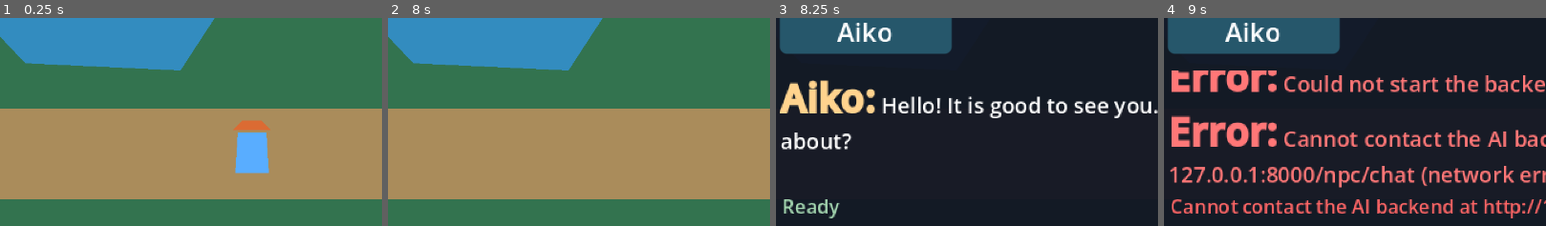
Above: before the commit, frames 1-4 (left to right).
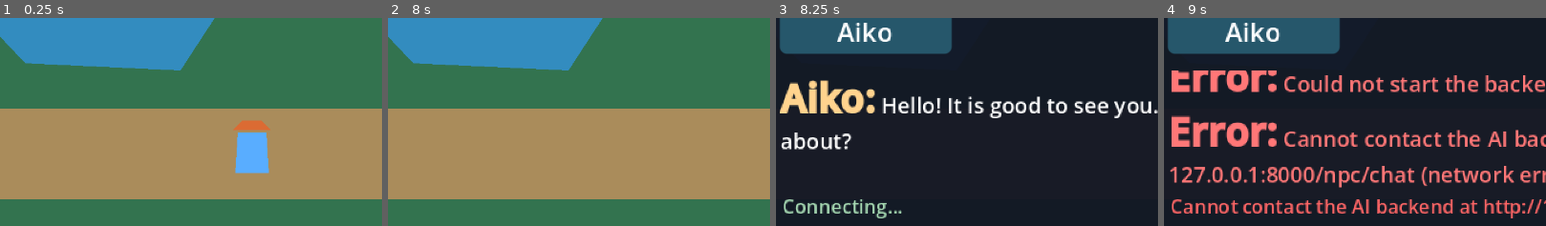
Above: after the commit, the same moments.

Repository: T3737/KotoDama
Game: Godot game, scene res://scenes/AIDialogueDemo.tscn
Two runs of this game, one before a commit and one after it. Both use one fixed random seed, a clock stepped at 60 frames per second and the inputs below.
Inputs:
- Up to frame 1 (0.25 s): no input
- Up to frame 2 (8 s): tap Enter at 0.5 s; hold D (demo_move_right) 0.53-1.28 s; hold E (demo_interact) 0.53-1.28 s; hold S (demo_move_down) 1.28-2.03 s; tap Shift (sprint) every 1.5 s from 1.35 to 7.35 s; hold D (demo_move_right) 2.03-2.78 s; hold E (demo_interact) 2.03-2.78 s; hold W (demo_move_up) 2.78-3.53 s; hold E (demo_interact) 3.53-4.28 s; hold A (demo_move_left) 3.53-5.03 s; hold S (demo_move_down) 5.03-5.78 s; hold E (demo_interact) 5.03-5.78 s; hold D (demo_move_right) 5.78-6.53 s; hold W (demo_move_up) 6.53-7.28 s; hold E (demo_interact) 6.53-7.28 s; hold D (demo_move_right) from 7.28 s (still down)
- Up to frame 3 (8.25 s): tap E (demo_interact) at 8 s; release D (demo_move_right) at 8.03 s; hold S (demo_move_down) from 8.03 s (still down); hold E (demo_interact) from 8.03 s (still down)
- Up to frame 4 (9 s): release S (demo_move_down) at 8.75 s; release E (demo_interact) at 8.75 s; click "Send" at 8.75 s
The pictures show only the part of the screen within x 4-54%, y 18-68%; the shares and areas given below are measured in that part.

Frames 1-2 are identical in both runs. In frame 3, 1.1% of the frame differs, in the area x 2-33%, y 87-97%; in frame 4, nothing differs.

Commit message:
foundations for live communication

Diff:
--- a/pixel_farm_godot4/godot_skeleton/scenes/AIDialogueDemo.tscn
+++ b/pixel_farm_godot4/godot_skeleton/scenes/AIDialogueDemo.tscn
@@ -1,10 +1,11 @@
-[gd_scene load_steps=9 format=3]
+[gd_scene load_steps=10 format=3]
 
 [ext_resource type="Script" path="res://scripts/AIDialogueDemo.gd" id="1_demo"]
 [ext_resource type="PackedScene" path="res://scenes/characters/DemoPlayer.tscn" id="2_player"]
 [ext_resource type="Script" path="res://scripts/AIDialogueUI.gd" id="3_ui"]
 [ext_resource type="Script" path="res://scripts/AIBackendClient.gd" id="4_backend"]
 [ext_resource type="Script" path="res://scripts/AIVoiceRecorder.gd" id="5_voice"]
+[ext_resource type="Script" path="res://scripts/AIVoiceSessionClient.gd" id="6_session"]
 
 [sub_resource type="StyleBoxFlat" id="DialoguePanelStyle"]
 bg_color = Color(0.07, 0.09, 0.14, 0.96)
@@ -127,6 +128,9 @@
 [node name="AIBackendClient" type="Node" parent="."]
 script = ExtResource("4_backend")
 
+[node name="AIVoiceSessionClient" type="Node" parent="."]
+script = ExtResource("6_session")
+
 [node name="AIVoiceRecorder" type="Node" parent="."]
 script = ExtResource("5_voice")
 
--- a/pixel_farm_godot4/godot_skeleton/scripts/AIDialogueDemo.gd
+++ b/pixel_farm_godot4/godot_skeleton/scripts/AIDialogueDemo.gd
@@ -9,6 +9,7 @@
 @onready var player = $Player
 @onready var dialogue_ui: AIDialogueUI = $DialogueUI
 @onready var backend_client: AIBackendClient = $AIBackendClient
+@onready var voice_session_client: AIVoiceSessionClient = $AIVoiceSessionClient
 @onready var voice_recorder: AIVoiceRecorder = $AIVoiceRecorder
 
 var _current_level: Node2D
@@ -16,6 +17,7 @@
 var _request_npc_id := ""
 var _pending_player_text := ""
 var _transitioning := false
+var _use_http_fallback := false
 
 func _ready() -> void:
 	dialogue_ui.message_submitted.connect(_on_message_submitted)
@@ -26,6 +28,10 @@
 	backend_client.request_failed.connect(_on_request_failed)
 	backend_client.transcription_received.connect(_on_transcription_received)
 	backend_client.transcription_failed.connect(_on_transcription_failed)
+	voice_session_client.session_ready.connect(_on_voice_session_ready)
+	voice_session_client.state_changed.connect(_on_voice_state_changed)
+	voice_session_client.npc_text_final.connect(_on_voice_npc_text_final)
+	voice_session_client.session_error.connect(_on_voice_session_error)
 	GameState.load_game()
 	var level_id := GameState.current_level_id
 	if not LEVEL_SCENES.has(level_id):
@@ -108,6 +114,19 @@
 		npc_state.get("conversation_history", []),
 		str(npc.profile.get("greeting", "Hello."))
 	)
+	_use_http_fallback = false
+	voice_session_client.start_session(
+		"default_save:%s" % npc.npc_id,
+		npc.npc_id,
+		{
+			"level_id": GameState.current_level_id,
+			"player_state": GameState.player_state,
+			"npc_state": npc_state,
+			"visible_world_facts": GameState.get_visible_world_facts(npc.npc_id),
+			"scene_context": "The player is speaking with %s in %s." % [npc.npc_id, GameState.current_level_id],
+		}
+	)
+	dialogue_ui.set_session_status("Connecting...")
 	print("AI dialogue opened for ", npc.npc_id)
 
 func _on_message_submitted(player_text: String) -> void:
@@ -135,6 +154,11 @@
 		"target_language": str(profile.get("teaching", {}).get("target_language", "Japanese")),
 		"scene_context": "The player is speaking with %s in %s." % [npc_id, GameState.current_level_id],
 	}
+	if not _use_http_fallback and voice_session_client.is_session_ready():
+		if voice_session_client.send_player_text(player_text):
+			return
+	_use_http_fallback = true
+	dialogue_ui.set_session_status("Thinking... (HTTP fallback)")
 	backend_client.send_message(payload)
 
 func _on_response_received(response: Dictionary) -> void:
@@ -162,12 +186,71 @@
 	_pending_player_text = ""
 
 func _on_dialogue_closed() -> void:
+	voice_session_client.close_session()
 	voice_recorder.cancel_recording()
 	backend_client.cancel_transcription()
 	voice_recorder.remove_temporary_wav()
 	player.set_movement_enabled(true)
 	_active_npc = null
 	print("AI dialogue closed")
+
+func _on_voice_session_ready() -> void:
+	if dialogue_ui.is_open():
+		dialogue_ui.set_session_status("Ready")
+	print("AI voice session ready")
+
+func _on_voice_state_changed(state: String) -> void:
+	if not dialogue_ui.is_open():
+		return
+	match state:
+		"GENERATING":
+			dialogue_ui.set_thinking(true)
+		"READY":
+			if _pending_player_text.is_empty():
+				dialogue_ui.set_thinking(false)
+		"ERROR":
+			dialogue_ui.set_session_status("Session error", true)
+
+func _on_voice_npc_text_final(payload: Dictionary) -> void:
+	var response := payload.duplicate(true)
+	response["dialogue"] = str(payload.get("text", ""))
+	response["npc_text"] = response["dialogue"]
+	_on_response_received(response)
+
+func _on_voice_session_error(code: String, message: String, fatal: bool) -> void:
+	if code in ["connection_failed", "connection_timeout", "connection_closed", "send_failed"]:
+		_use_http_fallback = true
+		if dialogue_ui.is_open():
+			dialogue_ui.set_session_status("Ready (HTTP fallback)")
+		if not _pending_player_text.is_empty() and not backend_client.is_busy():
+			_send_pending_over_http()
+		print("WebSocket unavailable; using HTTP fallback: ", code)
+		return
+	if dialogue_ui.is_open():
+		dialogue_ui.show_error(message)
+	_request_npc_id = ""
+	_pending_player_text = ""
+	if fatal:
+		_use_http_fallback = true
+
+func _send_pending_over_http() -> void:
+	if _active_npc == null or _pending_player_text.is_empty():
+		return
+	var npc_id: String = _active_npc.npc_id
+	var profile: Dictionary = _active_npc.profile
+	backend_client.send_message({
+		"npc_id": npc_id,
+		"session_id": "default_save:%s" % npc_id,
+		"player_message": _pending_player_text,
+		"player_text": _pending_player_text,
+		"level_id": GameState.current_level_id,
+		"player_state": GameState.player_state,
+		"npc_state": GameState.get_npc_state(npc_id),
+		"visible_world_facts": GameState.get_visible_world_facts(npc_id),
+		"npc_name": str(profile.get("display_name", npc_id)),
+		"target_language": str(profile.get("teaching", {}).get("target_language", "Japanese")),
+		"scene_context": "The player is speaking with %s in %s." % [npc_id, GameState.current_level_id],
+	})
 
 func _on_record_requested() -> void:
 	if not dialogue_ui.is_open() or backend_client.is_busy():
--- a/pixel_farm_godot4/godot_skeleton/scripts/AIDialogueUI.gd
+++ b/pixel_farm_godot4/godot_skeleton/scripts/AIDialogueUI.gd
@@ -75,6 +75,10 @@
 	status_label.text = "Thinking..." if thinking else "Ready"
 	status_label.modulate = Color(1.0, 0.85, 0.45) if thinking else Color(0.65, 0.85, 0.7)
 	_refresh_controls()
+
+func set_session_status(text: String, is_error: bool = false) -> void:
+	status_label.text = text
+	status_label.modulate = Color(1.0, 0.4, 0.4) if is_error else Color(0.65, 0.85, 0.7)
 
 func is_request_active() -> bool:
 	return _chat_busy or _voice_state != "ready"
--- /dev/null
+++ b/pixel_farm_godot4/godot_skeleton/scripts/AIVoiceSessionClient.gd
@@ -0,0 +1,170 @@
+class_name AIVoiceSessionClient
+extends Node
+
+signal connected
+signal session_ready
+signal state_changed(state: String)
+signal npc_text_delta(text: String)
+signal npc_text_final(payload: Dictionary)
+signal session_error(code: String, message: String, fatal: bool)
+signal disconnected
+
+@export var endpoint := "ws://127.0.0.1:8000/voice/session"
+@export var connect_timeout_seconds := 3.0
+@export var ping_interval_seconds := 10.0
+
+var _socket: WebSocketPeer
+var _session_id := ""
+var _start_payload: Dictionary = {}
+var _session_ready := false
+var _start_sent := false
+var _intentional_close := false
+var _connect_started_ms := 0
+var _last_ping_ms := 0
+var _last_state := WebSocketPeer.STATE_CLOSED
+
+func _process(_delta: float) -> void:
+	if _socket == null:
+		return
+	_socket.poll()
+	var state := _socket.get_ready_state()
+	if state != _last_state:
+		_last_state = state
+		if state == WebSocketPeer.STATE_OPEN:
+			connected.emit()
+			_send_session_start()
+		elif state == WebSocketPeer.STATE_CLOSED:
+			_handle_closed()
+			return
+
+	if state == WebSocketPeer.STATE_CONNECTING:
+		var elapsed := Time.get_ticks_msec() - _connect_started_ms
+		if elapsed > int(connect_timeout_seconds * 1000.0):
+			_fail_connection("connection_timeout", "WebSocket connection timed out.")
+		return
+	if state != WebSocketPeer.STATE_OPEN:
+		return
+
+	while _socket.get_available_packet_count() > 0:
+		var packet := _socket.get_packet()
+		if not _socket.was_string_packet():
+			session_error.emit("binary_not_supported", "Unexpected binary WebSocket event.", false)
+			continue
+		_handle_packet(packet.get_string_from_utf8())
+
+	if _session_ready and Time.get_ticks_msec() - _last_ping_ms > int(ping_interval_seconds * 1000.0):
+		_send_event("ping", {})
+		_last_ping_ms = Time.get_ticks_msec()
+
+func start_session(session_id: String, npc_id: String, context: Dictionary = {}) -> void:
+	close_session()
+	_session_id = session_id
+	_start_payload = context.duplicate(true)
+	_start_payload["npc_id"] = npc_id
+	_session_ready = false
+	_start_sent = false
+	_intentional_close = false
+	_socket = WebSocketPeer.new()
+	_last_state = WebSocketPeer.STATE_CONNECTING
+	_connect_started_ms = Time.get_ticks_msec()
+	var result := _socket.connect_to_url(endpoint)
+	if result != OK:
+		_fail_connection("connection_failed", "Could not start WebSocket connection (error %d)." % result)
+
+func send_player_text(text: String) -> bool:
+	var clean_text := text.strip_edges()
+	if not _session_ready or clean_text.is_empty():
+		return false
+	return _send_event("player.text", {"text": clean_text})
+
+func is_session_ready() -> bool:
+	return _session_ready
+
+func close_session() -> void:
+	if _socket == null:
+		return
+	_intentional_close = true
+	if _socket.get_ready_state() == WebSocketPeer.STATE_OPEN:
+		_send_event("session.close", {})
+		_socket.close(1000, "Dialogue closed")
+	_socket = null
+	_session_ready = false
+	_start_sent = false
+	disconnected.emit()
+
+func _send_session_start() -> void:
+	if _start_sent:
+		return
+	_start_sent = _send_event("session.start", _start_payload)
+
+func _send_event(event_type: String, payload: Dictionary) -> bool:
+	if _socket == null or _socket.get_ready_state() != WebSocketPeer.STATE_OPEN:
+		return false
+	var envelope := {
+		"type": event_type,
+		"session_id": _session_id,
+		"event_id": _new_event_id(),
+		"timestamp": Time.get_datetime_string_from_system(true, true),
+		"payload": payload,
+	}
+	var error := _socket.send_text(JSON.stringify(envelope))
+	if error != OK:
+		session_error.emit("send_failed", "Could not send WebSocket event (error %d)." % error, false)
+		return false
+	return true
+
+func _handle_packet(text: String) -> void:
+	var json := JSON.new()
+	if json.parse(text) != OK or not json.data is Dictionary:
+		session_error.emit("malformed_server_event", "Backend sent malformed JSON.", false)
+		return
+	var event: Dictionary = json.data
+	if not event.has("type") or not event.has("payload") or not event["payload"] is Dictionary:
+		session_error.emit("invalid_server_event", "Backend sent an invalid event envelope.", false)
+		return
+	if str(event.get("session_id", "")) != _session_id:
+		session_error.emit("session_mismatch", "Backend event belongs to another session.", false)
+		return
+	var event_type := str(event["type"])
+	var payload: Dictionary = event["payload"]
+	match event_type:
+		"session.ready":
+			_session_ready = true
+			_last_ping_ms = Time.get_ticks_msec()
+			session_ready.emit()
+		"state.changed":
+			state_changed.emit(str(payload.get("state", "")))
+		"npc.text.delta":
+			npc_text_delta.emit(str(payload.get("text", "")))
+		"npc.text.final":
+			npc_text_final.emit(payload)
+		"error":
+			session_error.emit(
+				str(payload.get("code", "unknown_error")),
+				str(payload.get("message", "Unknown session error.")),
+				bool(payload.get("fatal", false))
+			)
+		"pong":
+			_last_ping_ms = Time.get_ticks_msec()
+		_:
+			session_error.emit("unsupported_server_event", "Unsupported backend event: %s" % event_type, false)
+
+func _handle_closed() -> void:
+	var was_intentional := _intentional_close
+	_socket = null
+	_session_ready = false
+	_start_sent = false
+	if not was_intentional:
+		session_error.emit("connection_closed", "WebSocket connection closed.", false)
+	disconnected.emit()
+
+func _fail_connection(code: String, message: String) -> void:
+	if _socket != null:
+		_socket.close()
+	_socket = null
+	_session_ready = false
+	session_error.emit(code, message, false)
+	disconnected.emit()
+
+func _new_event_id() -> String:
+	return "%d-%d" % [Time.get_unix_time_from_system(), Time.get_ticks_usec()]
Not shown, changed: backend/README.md
Not shown, changed: backend/app/api/voice_session.py
Not shown, changed: backend/app/llm/ollama_client.py
Not shown, changed: backend/app/main.py
Not shown, changed: backend/app/orchestration/conversation_state.py
Not shown, changed: backend/app/orchestration/npc_orchestrator.py
Not shown, added: backend/app/orchestration/voice_session_orchestrator.py
Not shown, added: backend/app/schemas/__init__.py
Not shown, added: backend/app/schemas/voice_events.py
Not shown, changed: backend/tests/test_main.py
Not shown, added: backend/tests/test_voice_session.py
Not shown, changed: pixel_farm_godot4/godot_skeleton/README.md
